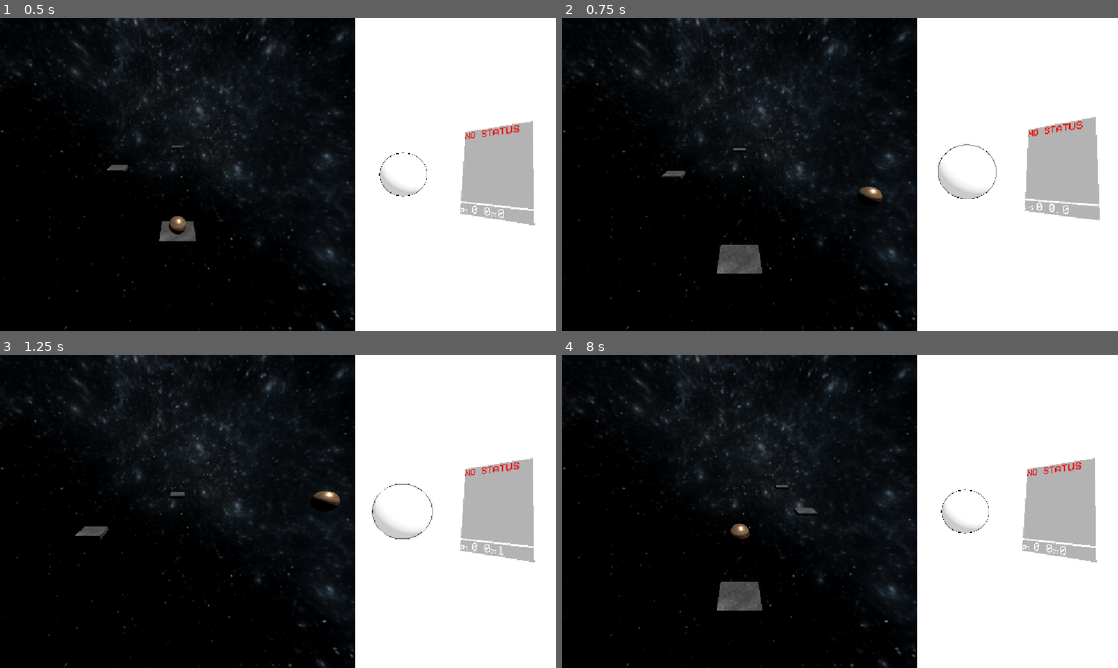
Above: before the commit, frames 1-4 (two rows, left to right).
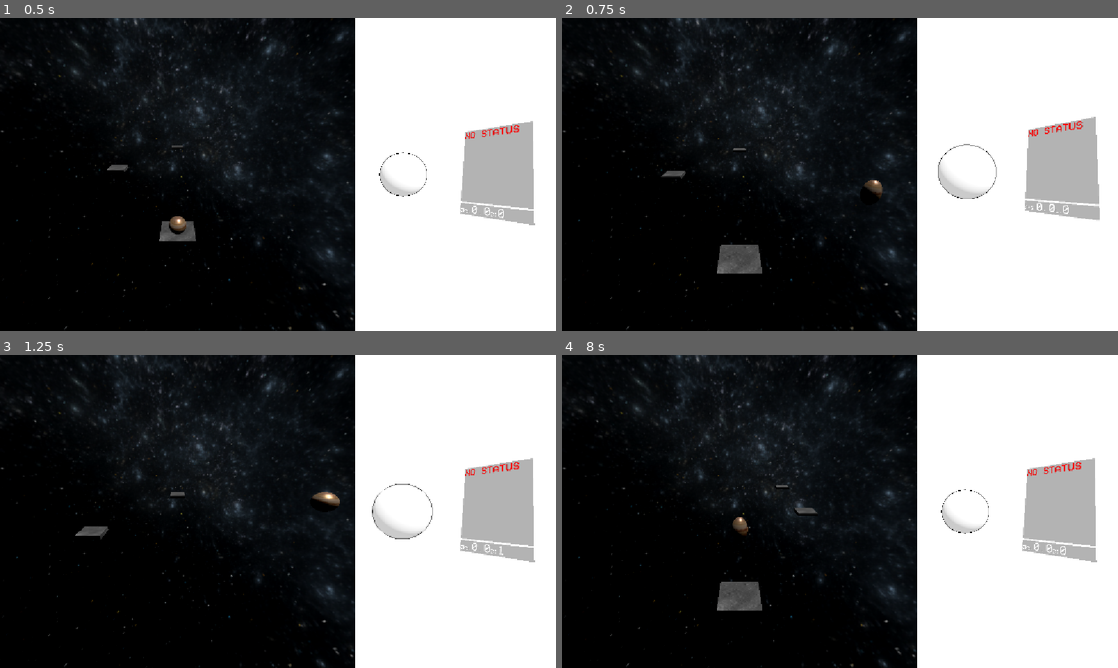
Above: after the commit, the same moments.

Repository: AnCarsenat/DopamineBounce
Game: Godot game, scene res://main_game.tscn
Same seed, same stepped clock (60 frames per second), same inputs: the game is played once before the commit and once after it.
Inputs (mouse positions are in pixels of both pictures, inside the frame that each line leads up to):
- Up to frame 1 (0.5 s): no input
- Up to frame 2 (0.75 s): move the mouse to (962, 158) at 0.52 s; hold Right (ui_right) from 0.53 s (still down); click (962, 158) at 0.67 s
- Up to frame 3 (1.25 s): keep holding Right (ui_right)
- Up to frame 4 (8 s): move the mouse to (728, 527) at 1.27 s; release Right (ui_right) at 1.28 s; hold Left (ui_left) 1.28-2.03 s; move the mouse to (895, 442) at 2.02 s; hold Right (ui_right) 2.03-3.53 s; move the mouse to (812, 574) at 2.77 s; click (812, 574) at 2.92 s; move the mouse to (1006, 558) at 3.52 s; hold Left (ui_left) 3.53-5.78 s; move the mouse to (673, 464) at 4.27 s; move the mouse to (867, 511) at 5.02 s; click (867, 511) at 5.17 s; move the mouse to (756, 433) at 5.77 s; hold Right (ui_right) from 5.78 s (still down); move the mouse to (962, 495) at 6.52 s; move the mouse to (728, 527) at 7.27 s; click (728, 527) at 7.42 s

Frame 1 is identical in both runs. In frame 2, 0.2% of the frame differs, in the area x 53-58%, y 51-59%; in frame 3, 0.1%; in frame 4, 0.2%.

Commit message:
add squash animations

Diff:
--- a/dopamine-bouce/ball.gd
+++ b/dopamine-bouce/ball.gd
@@ -8,6 +8,21 @@
 @export var switch_speed: float = 15.0
 @onready var spawner = $"../TileSpawning"
 @export var speed: Vector3 = Vector3(0 ,1080, 0)
+
+@export_group("Squash")
+## How flat the ball gets on impact (0 = none, 0.5 = half height).
+@export_range(0.0, 0.8) var squash_amount: float = 0.7
+## Spring strength pulling the ball back to round. Higher = snappier wobble.
+@export var squash_stiffness: float = 250.0
+## Lower = more jelly.
+@export var squash_damping: float = 4.0
+
+@onready var mesh: MeshInstance3D = $MeshInstance3D
+@onready var _mesh_base_y: float = mesh.position.y
+@onready var _mesh_half_height: float = mesh.get_aabb().size.y * 0.5
+
+var _squash: float = 0.0 # > 0 flattened, < 0 stretched, 0 round
+var _squash_velocity: float = 0.0
 
 
 
@@ -34,8 +49,24 @@
 	# 4 Bounce on collision
 	if is_on_floor():
 		velocity.y = bounce_velocity
+		_squash = squash_amount
+		_squash_velocity = 0.0
 		if not spawner.started:
 			spawner.started = true
+
+	_update_squash(delta)
+
+
+func _update_squash(delta: float) -> void:
+	# Damped spring back to round; the overshoot gives the stretch after the squash.
+	_squash_velocity += (-squash_stiffness * _squash - squash_damping * _squash_velocity) * delta
+	_squash = clampf(_squash + _squash_velocity * delta, -0.5, 0.8)
+
+	var y_scale := 1.0 - _squash
+	var xz_scale := 1.0 / sqrt(y_scale) # keep the volume constant
+	mesh.scale = Vector3(xz_scale, y_scale, xz_scale)
+	# Keep the bottom of the ball planted while it deforms.
+	mesh.position.y = _mesh_base_y - _mesh_half_height * _squash
 
 
 func _input(event: InputEvent) -> void:
